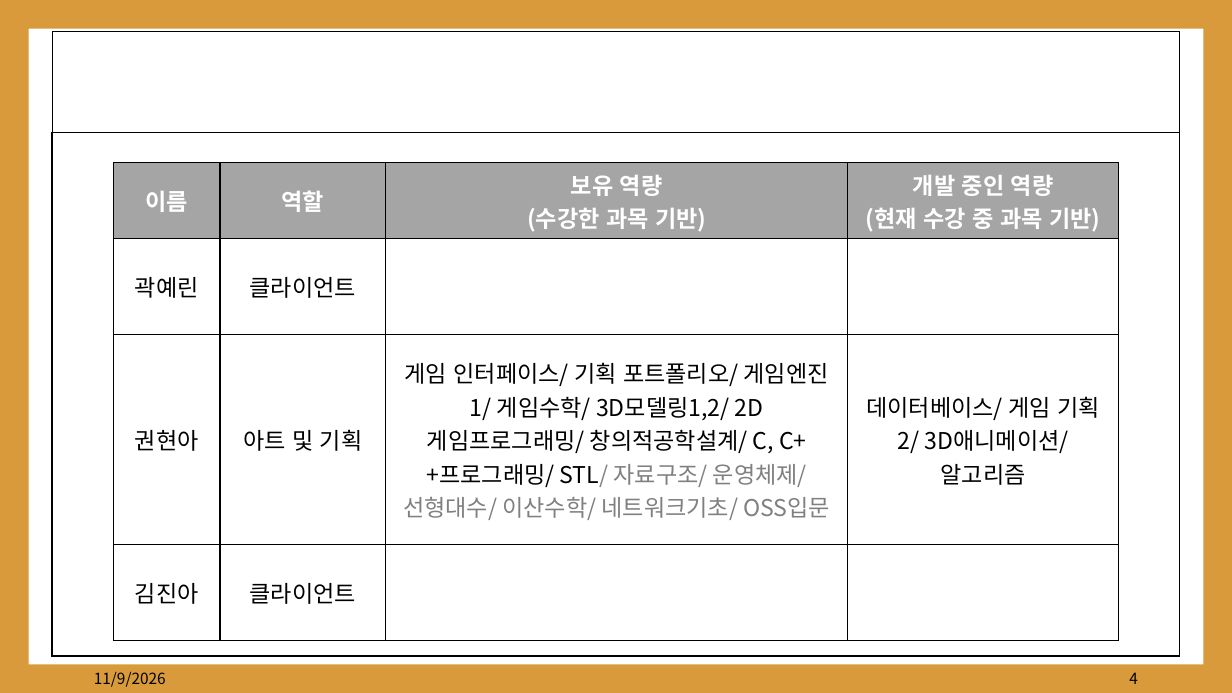
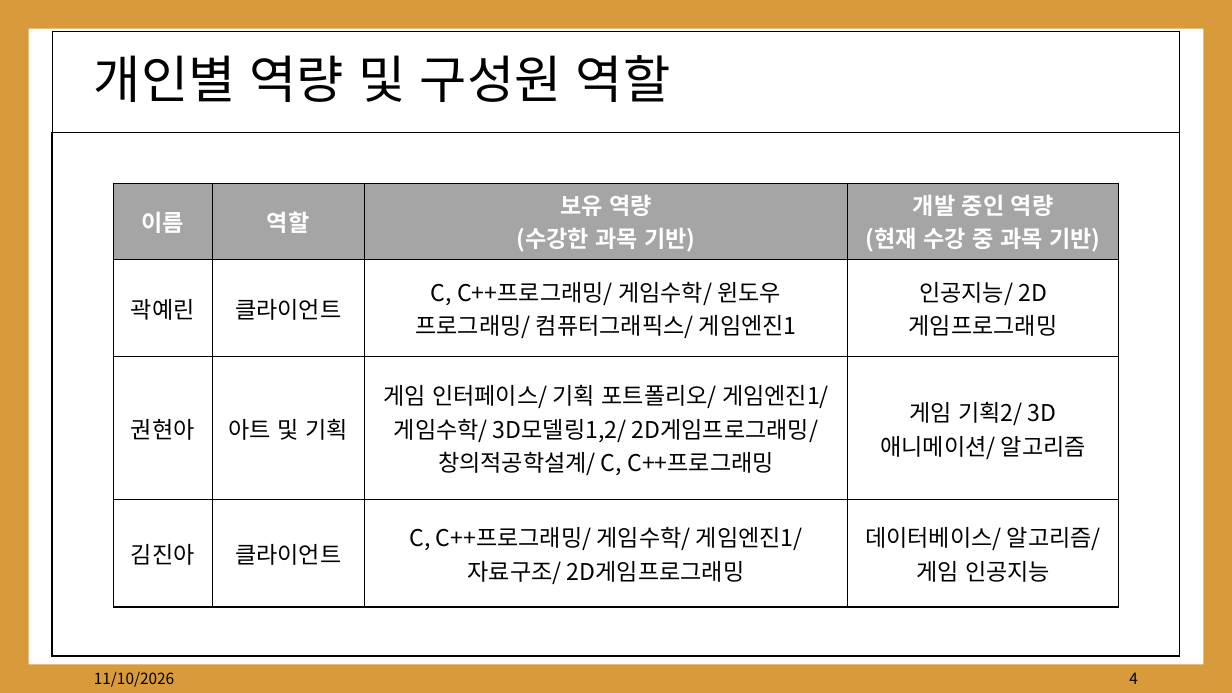
Before and after one commit to kwakyerin/2026_Graduation_Project, a slide deck: slide 4 of documents/HyunahKwon/01_works/01_designing/03_for_pt_professor/3차_배트와달트_정식제안서.pptx. Drawn at 1232x693 pixels with LibreOffice and Linux fonts; fonts in the diff are those of the drawing. Boxes give left, top, right and bottom in pixels: in the first picture for what was removed or moved away, otherwise in the second. Text is boxed around its words. In the diff, an @@ line names an element or a change of style, - is before the commit and + after.

```diff
--- a/documents/HyunahKwon/01_works/01_designing/03_for_pt_professor/3차_배트와달트_정식제안서.pptx
+++ b/documents/HyunahKwon/01_works/01_designing/03_for_pt_professor/3차_배트와달트_정식제안서.pptx
@@ title added at (94, 55, 670, 102), 40 pt, text #000000 @@
+개인별 역량 및 구성원 역할
@@ table at (114, 183, 1119, 588) @@
-row 2, column 3: 
+row 2, column 3: C, C++프로그래밍/ 게임수학/ 윈도우 프로그래밍/ 컴퓨터그래픽스/ 게임엔진1
-row 2, column 4: 
+row 2, column 4: 인공지능/ 2D게임프로그래밍
-row 3, column 3: 게임 인터페이스/ 기획 포트폴리오/ 게임엔진1/ 게임수학/ 3D모델링1,2/ 2D게임프로그래밍/ 창의적공학설계/ C, C++프로그래밍/ STL/ 자료구조/ 운영체제/ 선형대수/ 이산수학/ 네트워크기초/ OSS입문
+row 3, column 3: 게임 인터페이스/ 기획 포트폴리오/ 게임엔진1/ 게임수학/ 3D모델링1,2/ 2D게임프로그래밍/ 창의적공학설계/ C, C++프로그래밍
-row 3, column 4: 데이터베이스/ 게임 기획2/ 3D애니메이션/ 알고리즘
+row 3, column 4: 게임 기획2/ 3D애니메이션/ 알고리즘
-row 4, column 3: 
+row 4, column 3: C, C++프로그래밍/ 게임수학/ 게임엔진1/ 자료구조/ 2D게임프로그래밍
-row 4, column 4: 
+row 4, column 4: 데이터베이스/ 알고리즘/ 게임 인공지능
@@ table: place and size @@
-table at (114, 163, 1118, 608)
+table at (114, 183, 1119, 588)
@@ text at (94, 672, 174, 687): text changed @@
-11/9/2026
+11/10/2026
```
Also in this commit, not shown: 16 other slides changed, 3 slides added, 2 slides removed, 1 other file.
